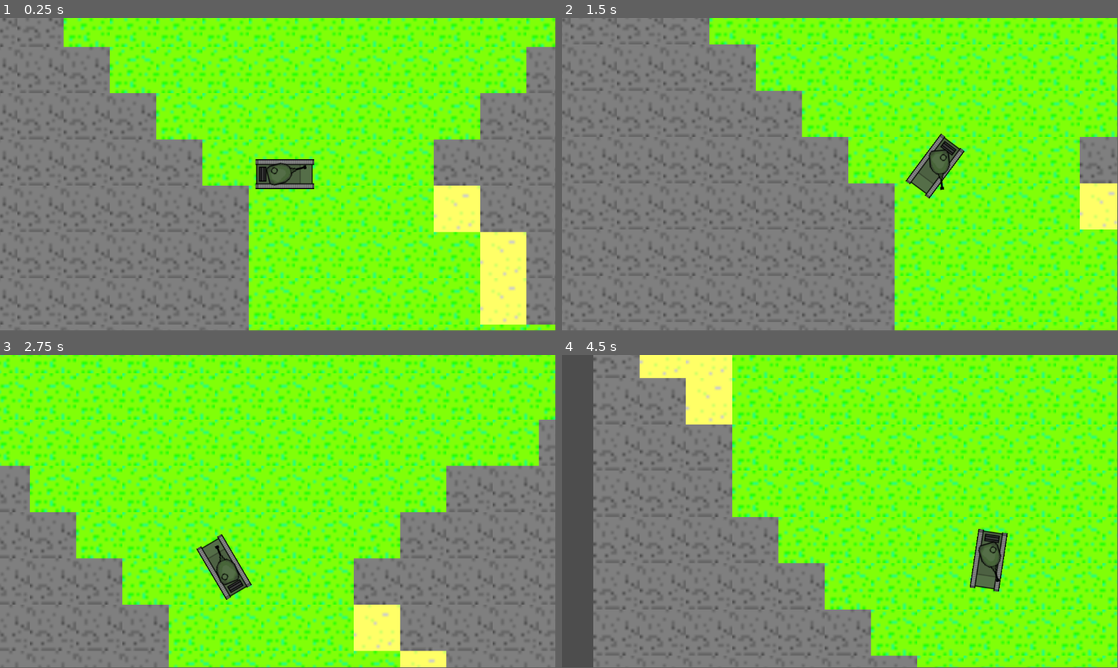
Above: before the commit, frames 1-4 (two rows, left to right).
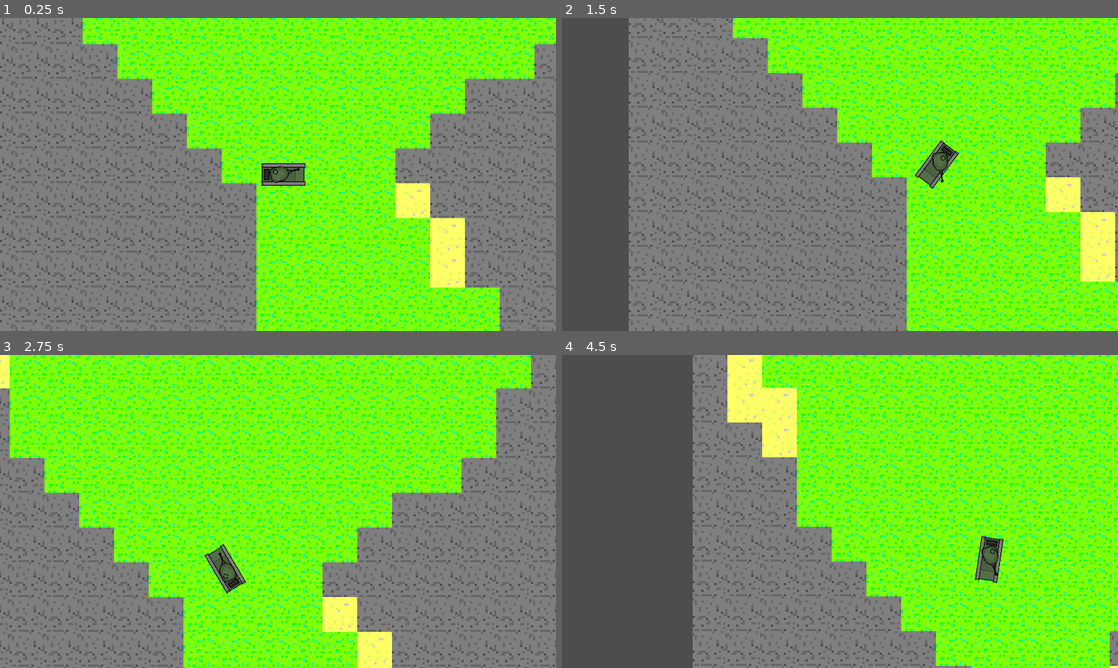
Above: after the commit, the same moments.

Repository: serbel324/GameAboutTank
Game: Godot game, scene res://Maps/World.tscn
Same seed, same stepped clock (60 frames per second), same inputs: the game is played once before the commit and once after it.
Inputs (mouse positions are in pixels of both pictures, inside the frame that each line leads up to):
- Up to frame 1 (0.25 s): no input
- Up to frame 2 (1.5 s): move the mouse to (962, 158) at 0.52 s; hold D (turn_right) 0.53-1.28 s; move the mouse to (728, 190) at 1.27 s; hold S (move_backward) from 1.28 s (still down)
- Up to frame 3 (2.75 s): move the mouse to (333, 442) at 2.02 s; release S (move_backward) at 2.03 s; hold D (turn_right) from 2.03 s (still down)
- Up to frame 4 (4.5 s): move the mouse to (812, 574) at 2.77 s; release D (turn_right) at 2.78 s; hold W (move_forward) 2.78-3.53 s; move the mouse to (1006, 558) at 3.52 s; hold A (turn_left) from 3.53 s (still down); move the mouse to (673, 464) at 4.27 s
The window is 799x449 before the commit and 800x450 after it. Grey fills any space a smaller window leaves; there, only what the larger window draws over its background counts as a difference.

The runs differ from the first frame. In frame 1, 36% of the frame differs, in the area x 0-100%, y 0-100%; in frame 2, 42%; in frame 3, 40%; in frame 4, 53%.

Commit message:
fix: stretch while window resize; texture filter = nearest (not smothes pixel art)

Diff:
--- a/project.godot
+++ b/project.godot
@@ -14,6 +14,11 @@
 run/main_scene="res://Maps/World.tscn"
 config/features=PackedStringArray("4.2", "GL Compatibility")
 config/icon="res://icon.svg"
+
+[display]
+
+window/stretch/mode="viewport"
+window/stretch/scale=0.75
 
 [input]
 
@@ -45,5 +50,6 @@
 
 [rendering]
 
+textures/canvas_textures/default_texture_filter=0
 renderer/rendering_method="gl_compatibility"
 renderer/rendering_method.mobile="gl_compatibility"
